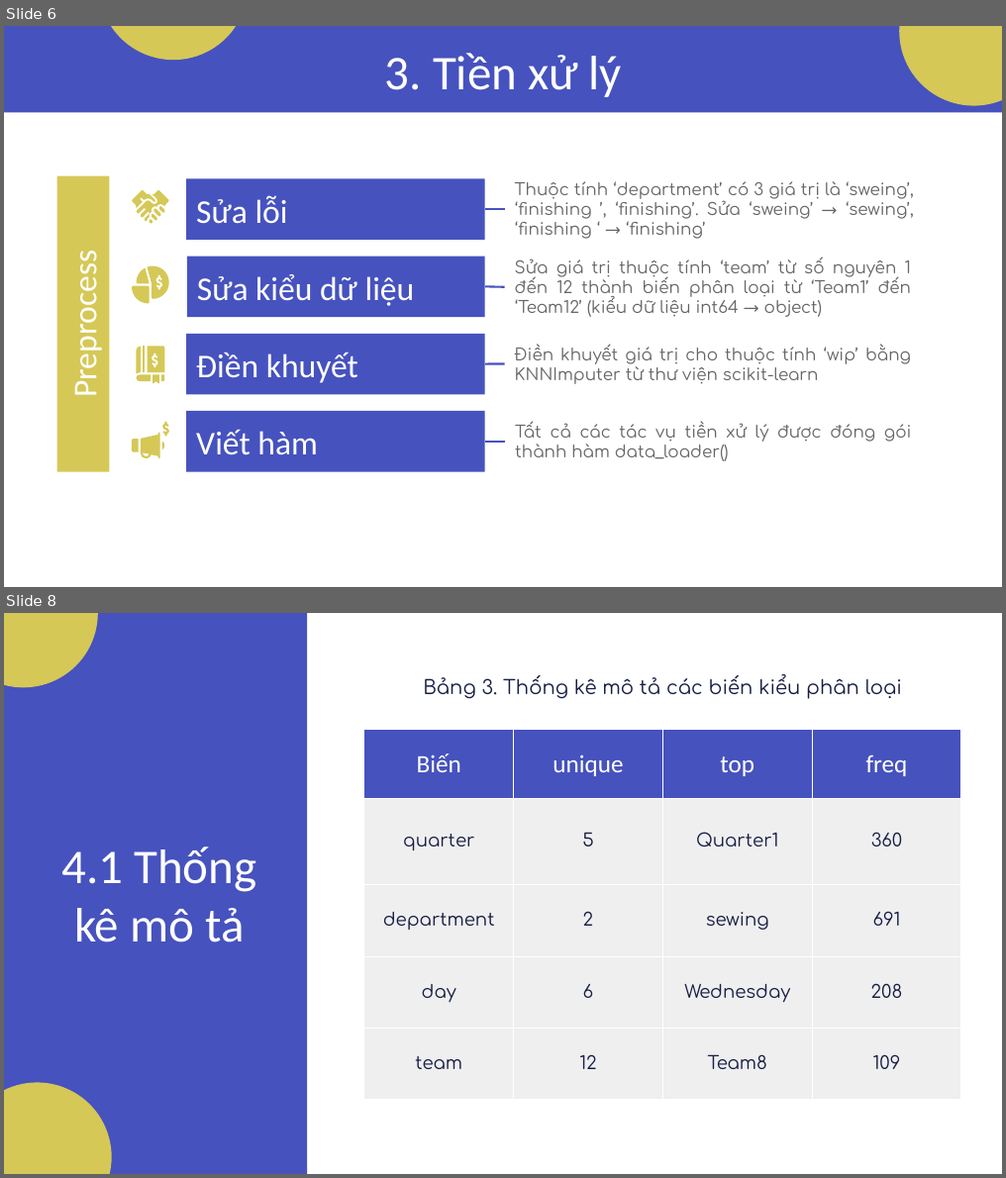
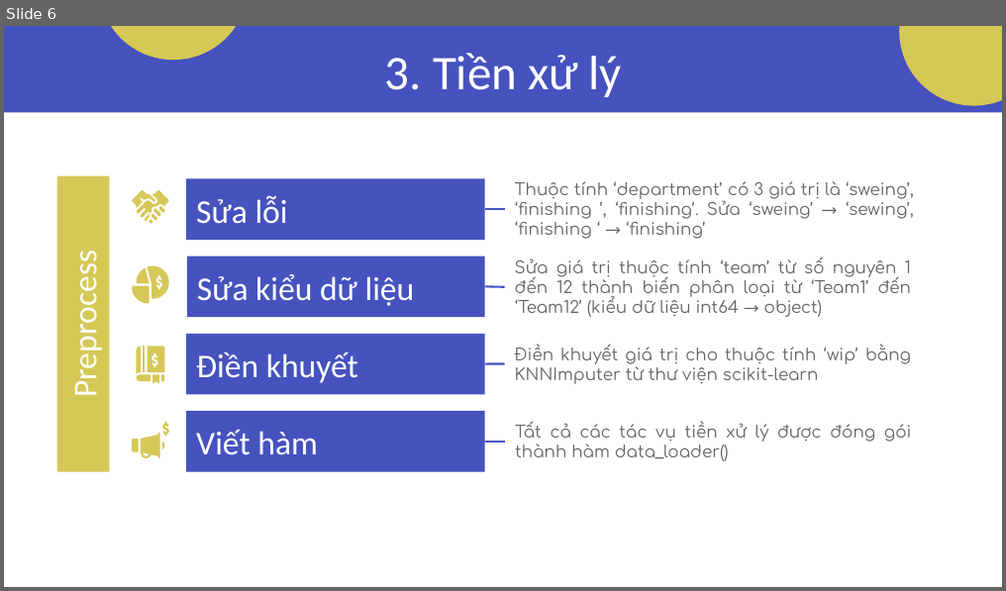
Before and after one commit to Tam1032/Garment-Employee-Productivity, a slide deck: Report/Slide.pptx. Shown one above the other, each under a label of ours: slides 6 and 8 before the commit, slide 6 after it; the slides between them are not shown. The pictures are 1006x1178 and 1006x591 pixels, drawn with LibreOffice and Linux fonts; fonts in the diff are those of the drawing. Boxes give left, top, right and bottom in pixels: in the first picture for what was removed or moved away, otherwise in the second. Text is boxed around its words. In the diff, an @@ line names an element or a change of style, - is before the commit and + after.

```diff
--- a/Report/Slide.pptx
+++ b/Report/Slide.pptx
@@ slide 8 removed at [4, 613, 1002, 1174], background #FFFFFF @@
@@ rectangle removed at [4, 613, 307, 1173] @@
@@ ellipse removed at [4, 613, 98, 687] @@
@@ text removed at [423, 674, 902, 699] @@
-Bảng 3. Thống kê mô tả các biến kiểu phân loại
@@ table removed at [364, 730, 963, 1100], 5 rows, 4 columns @@
-Biến | unique | top | freq
-quarter | 5 | Quarter1 | 360
-department | 2 | sewing | 691
-day | 6 | Wednesday | 208
-team | 12 | Team8 | 109
@@ title removed at [61, 847, 256, 943] @@
-4.1 Thống kê mô tả
@@ ellipse removed at [4, 1083, 111, 1174] @@
```
Also in this commit, not shown: 8 slides changed, 2 slides added, 3 other slides removed, 1 other file.
